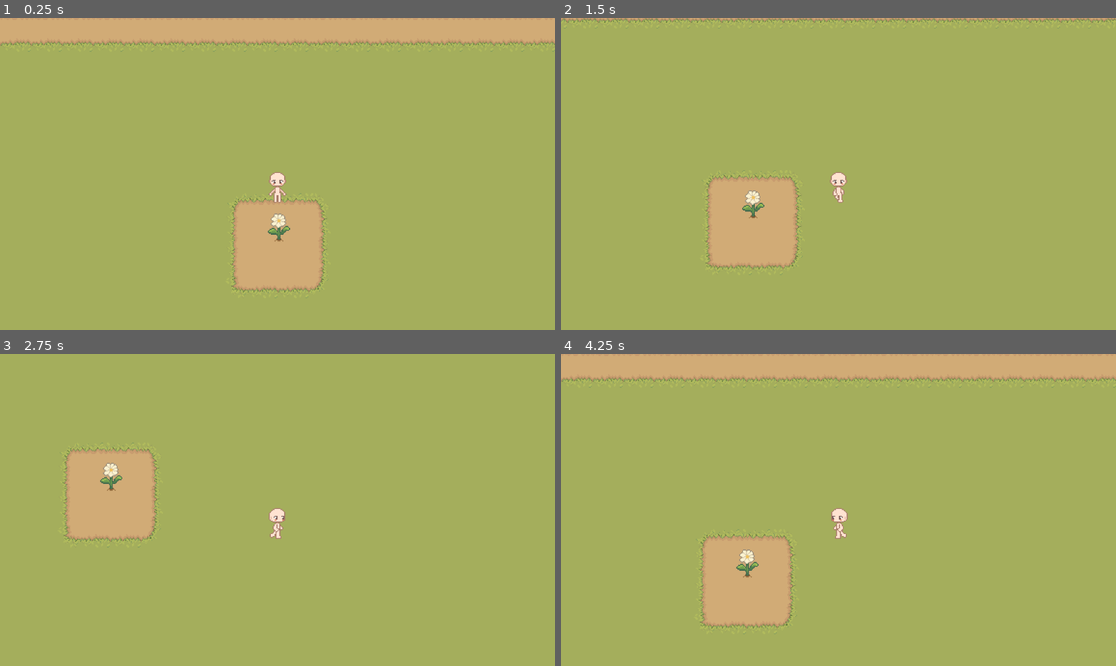
Above: before the commit, frames 1-4 (two rows, left to right).
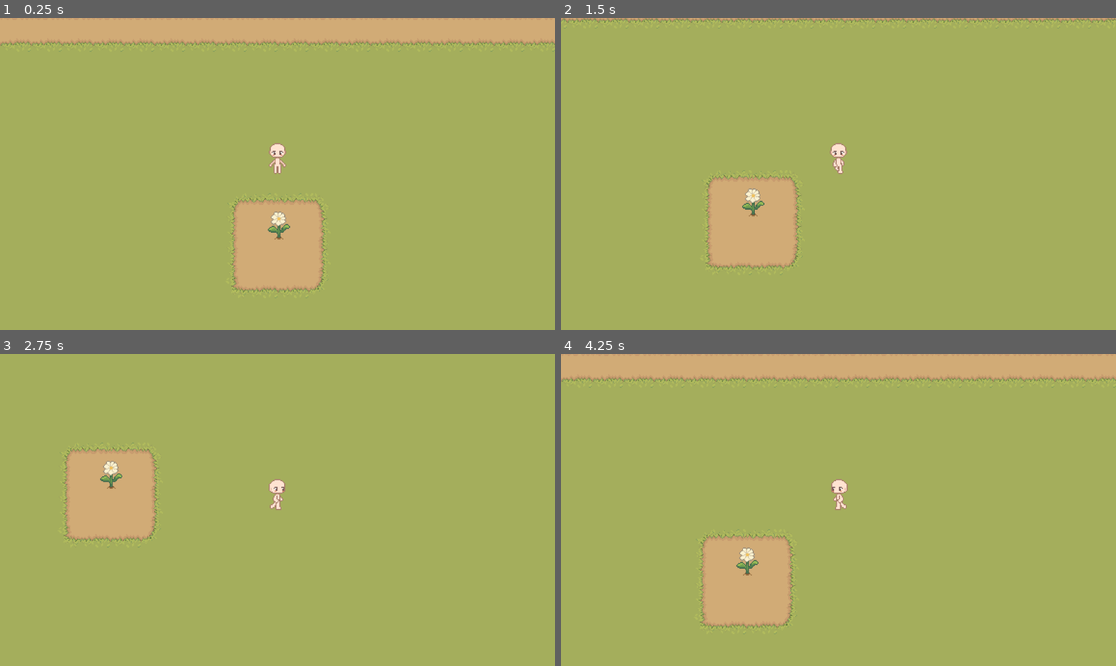
Above: after the commit, the same moments.

Repository: kevyntapnio/florella
Game: Godot game, scene res://tileset/level_farm.tscn
Same seed, same stepped clock (60 frames per second), same inputs: the game is played once before the commit and once after it.
Inputs:
- Up to frame 1 (0.25 s): no input
- Up to frame 2 (1.5 s): hold D (move_right) 0.53-1.28 s; tap E (interact) at 0.6, 1.35 s; hold S (move_down) from 1.28 s (still down)
- Up to frame 3 (2.75 s): release S (move_down) at 2.03 s; hold D (move_right) from 2.03 s (still down); tap E (interact) at 2.1 s
- Up to frame 4 (4.25 s): release D (move_right) at 2.78 s; hold W (move_up) 2.78-3.53 s; tap E (interact) at 2.85, 3.6 s; hold A (move_left) from 3.53 s (still down)

The runs differ from the first frame. In frame 1, 0.6% of the frame differs, in the area x 48-53%, y 40-72%; in frame 2, 0.6%; in frame 3, 0.6%; in frame 4, 0.6%.

Commit message:
refactor code for get_parent redundancy

Diff:
--- a/objects/daisy.gd
+++ b/objects/daisy.gd
@@ -1,10 +1,20 @@
 extends Node2D
+
+@onready var sprite = $Sprite2D
+
+var interaction_action = "Harvest"
 
 func on_interact():
 	print("flower harvested")
 
+func interact():
+	on_interact()
+
+func get_interaction_action():
+	return interaction_action
+
 func on_focus_entered():
-	print("flower focus entered")
+	sprite.modulate = Color(1.2, 1.2, 1.2)
 
 func on_focus_exited():
-	print("flower focus exited")
+	sprite.modulate = Color(1, 1, 1)
--- a/objects/daisy.tscn
+++ b/objects/daisy.tscn
@@ -11,9 +11,10 @@
 script = ExtResource("1_ow11x")
 
 [node name="Sprite2D" type="Sprite2D" parent="." unique_id=2028254702]
+y_sort_enabled = true
 texture_filter = 1
 texture = ExtResource("2_q3yrv")
-offset = Vector2(0, -13.205)
+offset = Vector2(0, -15.205)
 hframes = 5
 frame = 4
 
--- a/objects/interactable.gd
+++ b/objects/interactable.gd
@@ -4,12 +4,15 @@
 
 func interact():
 	var parent = get_parent()
-
 	if parent.has_method("on_interact"):
 		parent.on_interact()
 
 func on_focus_entered():
-	print("focus entered")
+	var parent = get_parent()
+	if parent.has_method("on_focus_entered"):
+		parent.on_focus_entered()
 
 func on_focus_exited():
-	print("focus exited")
+	var parent = get_parent()
+	if parent.has_method("on_focus_exited"):
+		parent.on_focus_exited()
--- a/player.gd
+++ b/player.gd
@@ -4,6 +4,7 @@
 var facing_direction = "down"
 
 @onready var sprite = $AnimatedSprite2D
+@onready var interaction_prompt = $InteractionPrompt
 
 var nearby_interactables = []
 var closest_interactable = null
@@ -47,26 +48,34 @@
 	else:
 		sprite.play("idle_down")
 
-	# Object interaction
+	# OBJECT INTERACTION
 	if Input.is_action_just_pressed("interact"):
 
 		if closest_interactable:
 			closest_interactable.interact()
 
 func _on_interaction_area_area_entered(area: Area2D) -> void:
+
 	if area is Interactable:
-		nearby_interactables.append(area)
+		var interactable_object = area.get_parent()
+		nearby_interactables.append(interactable_object)
 
 func _on_interaction_area_area_exited(area: Area2D) -> void:
+
 	if area is Interactable:
-		nearby_interactables.erase(area)
+		var interactable_object = area.get_parent()
+		nearby_interactables.erase(interactable_object)
+
+		find_closest_interactable()
+		update_focused_interactable()
 
 func find_closest_interactable():
+
 	var closest_object = null
 	var current_smallest_distance = INF
 
 	for object in nearby_interactables:
-		var distance = global_position.distance_to(object.get_parent().global_position)
+		var distance = global_position.distance_to(object.global_position)
 
 		if distance < current_smallest_distance:
 			current_smallest_distance = distance
@@ -77,6 +86,7 @@
 func update_focused_interactable():
 
 	if closest_interactable != focused_interactable:
+
 		if focused_interactable:
 			focused_interactable.on_focus_exited()
 
@@ -84,3 +94,10 @@
 
 		if focused_interactable:
 			focused_interactable.on_focus_entered()
+
+			var action = focused_interactable.get_interaction_action()
+			print (action)
+
+			interaction_prompt.show()
+		else:
+			interaction_prompt.hide()
--- a/player.tscn
+++ b/player.tscn
@@ -2,9 +2,10 @@
 
 [ext_resource type="Script" uid="uid://bdcbc70qm4xc" path="res://player.gd" id="1_onrkg"]
 [ext_resource type="Texture2D" uid="uid://d3jnemt5fsf4m" path="res://sprites/player sprite.png" id="2_i3pqv"]
+[ext_resource type="Texture2D" uid="uid://ca70a8k8jdmka" path="res://objects/interact.png" id="3_i3pqv"]
 
 [sub_resource type="CircleShape2D" id="CircleShape2D_hqtel"]
-radius = 4.5
+radius = 6.0827627
 
 [sub_resource type="AtlasTexture" id="AtlasTexture_sweqy"]
 atlas = ExtResource("2_i3pqv")
@@ -161,21 +162,21 @@
 }]
 
 [sub_resource type="CircleShape2D" id="CircleShape2D_onrkg"]
-radius = 19.0
+radius = 20.0
 
 [node name="Player" type="CharacterBody2D" unique_id=1372264591]
 script = ExtResource("1_onrkg")
 
 [node name="CollisionShape2D" type="CollisionShape2D" parent="." unique_id=473465960]
-position = Vector2(0, 29)
 shape = SubResource("CircleShape2D_hqtel")
 
 [node name="AnimatedSprite2D" type="AnimatedSprite2D" parent="." unique_id=1293188439]
+y_sort_enabled = true
 texture_filter = 1
-position = Vector2(0, -2)
 sprite_frames = SubResource("SpriteFrames_7lmhl")
 animation = &"idle_down"
 frame_progress = 0.34689435
+offset = Vector2(0, -32)
 
 [node name="Camera2D" type="Camera2D" parent="." unique_id=2034566478]
 zoom = Vector2(2, 2)
@@ -183,8 +184,16 @@
 [node name="InteractionArea" type="Area2D" parent="." unique_id=1981826413]
 
 [node name="CollisionShape2D" type="CollisionShape2D" parent="InteractionArea" unique_id=114551351]
-position = Vector2(0, 14)
+position = Vector2(0, -14)
 shape = SubResource("CircleShape2D_onrkg")
+
+[node name="InteractionPrompt" type="Sprite2D" parent="." unique_id=2061459619]
+visible = false
+y_sort_enabled = true
+texture_filter = 1
+position = Vector2(0, -40)
+scale = Vector2(0.5625, 0.5625)
+texture = ExtResource("3_i3pqv")
 
 [connection signal="area_entered" from="InteractionArea" to="." method="_on_interaction_area_area_entered"]
 [connection signal="area_exited" from="InteractionArea" to="." method="_on_interaction_area_area_exited"]
--- a/tileset/level_farm.tscn
+++ b/tileset/level_farm.tscn
@@ -6,8 +6,10 @@
 [ext_resource type="PackedScene" uid="uid://cqtguk5mgbqpi" path="res://objects/daisy.tscn" id="4_lurls"]
 
 [node name="Node2D" type="Node2D" unique_id=1369154645]
+y_sort_enabled = true
 
 [node name="tilemap_logic_layer" type="TileMapLayer" parent="." unique_id=1262344226 node_paths=PackedStringArray("dirt_layer")]
+visible = false
 texture_filter = 1
 tile_map_data = PackedByteArray("AAD/////AAAAAAMAAAD//wAAAAAAAAMAAAD//wEAAAAAAAMAAAD//wIAAAAAAAMAAAD//wMAAAAAAAMAAAD//w …(27056 unchanged characters)…
 tile_set = ExtResource("1_s088y")
@@ -21,8 +23,11 @@
 tile_map_data = PackedByteArray("AAD/////AAAAAAMAAAAAAP//AAAAAAMAAAD//wAAAAAAAAMAAAAAAAAAAAAAAAMAAAD//wEAAAAAAAMAAAAAAA …(28432 unchanged characters)…
 tile_set = ExtResource("1_s088y")
 
+[node name="Daisy" parent="." unique_id=1747781451 instance=ExtResource("4_lurls")]
+y_sort_enabled = true
+position = Vector2(368, 553)
+
 [node name="Player" parent="." unique_id=1372264591 instance=ExtResource("3_k5frs")]
+z_as_relative = false
+y_sort_enabled = true
 position = Vector2(367, 486)
-
-[node name="Daisy" parent="." unique_id=1747781451 instance=ExtResource("4_lurls")]
-position = Vector2(368, 553)
